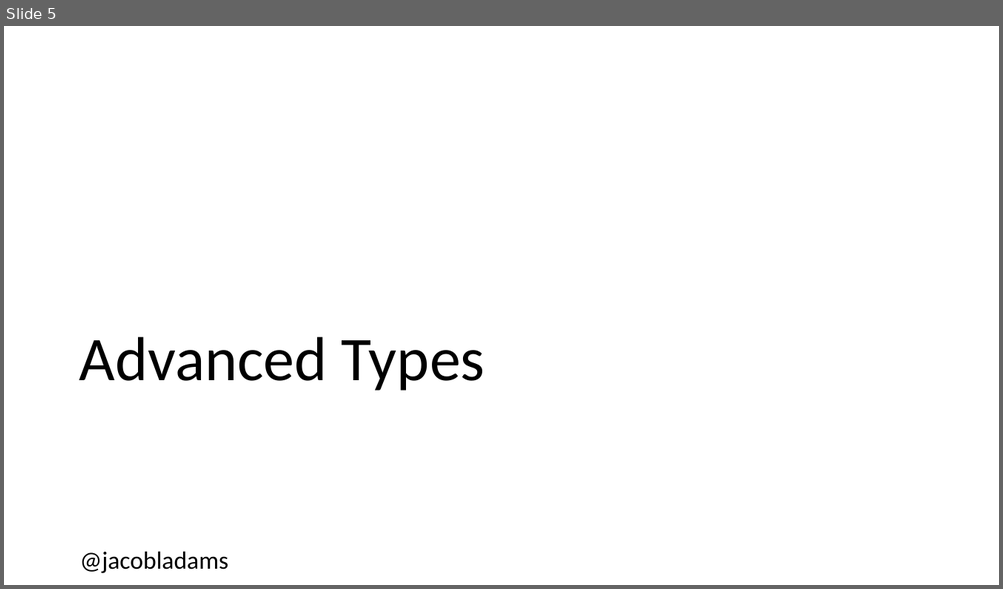
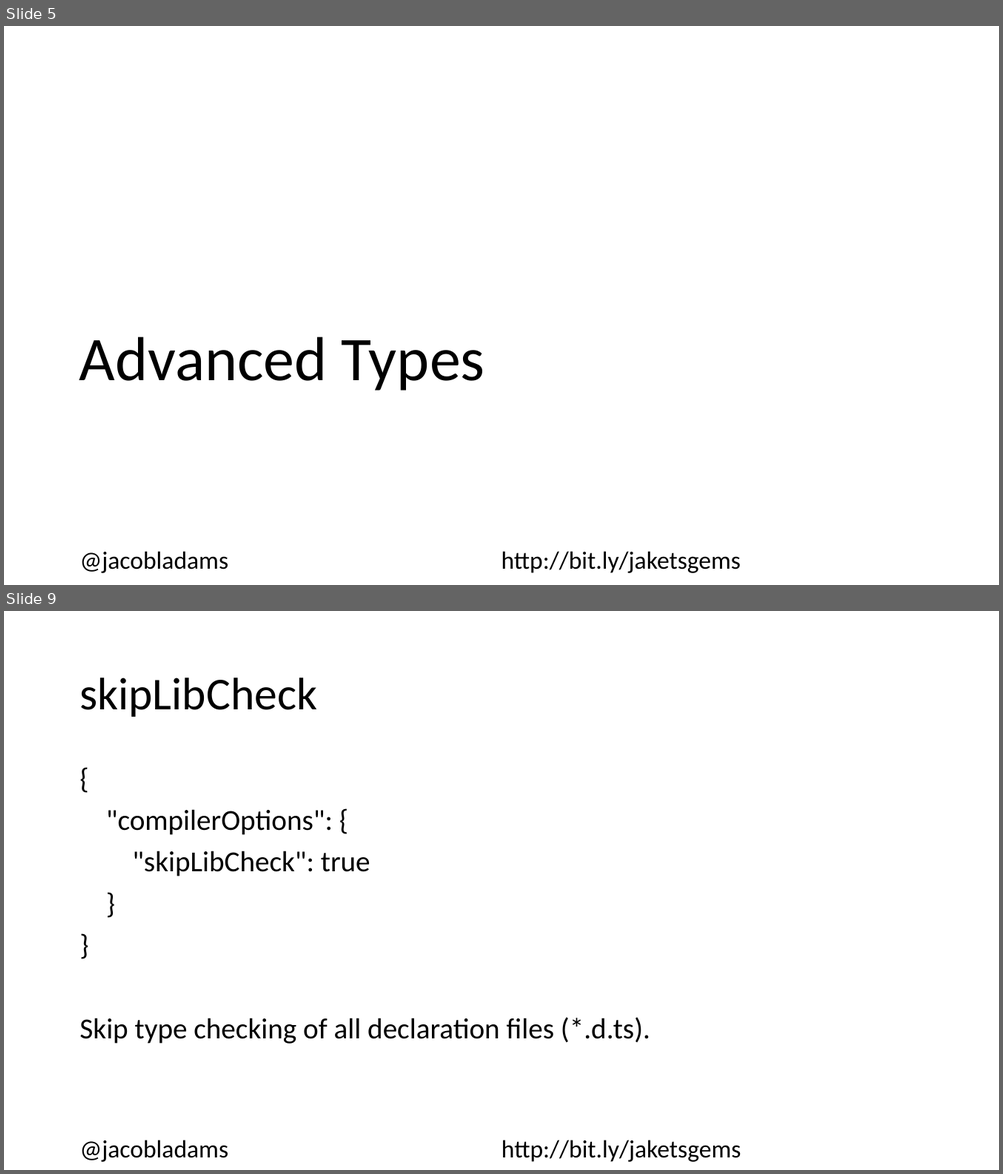
Before and after one commit to jacobladams/hidden-gems-in-typescript-presentation, a slide deck: Hidden Gems In TypeScript.pptx. Shown one above the other, each under a label of ours: slide 5 before the commit, slides 5 and 9 after it; the slides between them are not shown. The pictures are 1003x589 and 1003x1174 pixels, drawn with LibreOffice and Linux fonts; fonts in the diff are those of the drawing. Boxes give left, top, right and bottom in pixels: in the first picture for what was removed or moved away, otherwise in the second. Text is boxed around its words. In the diff, an @@ line names an element or a change of style, - is before the commit and + after.

```diff
--- a/Hidden Gems In TypeScript.pptx
+++ b/Hidden Gems In TypeScript.pptx
@@ slide 9 added at (4, 611, 999, 1170), background #FFFFFF @@
@@ title added at (79, 678, 317, 717), 44 pt, text #000000 @@
+skipLibCheck
@@ text added at (79, 809, 650, 1044), 28 pt, text #000000 @@
+{
+"compilerOptions": {
+"skipLibCheck": true
+}
+}
+Skip type checking of all declaration files (*.d.ts).
@@ text added at (79, 1140, 741, 1162), 24 pt, text #000000 @@
+@jacobladams http://bit.ly/jaketsgems
@@ slide 5 changed as well @@
@@ text "@jacobladams http://bit.ly/jaketsgems" at (79, 551, 741, 574): columns 1 to 2 @@
@@ text at (79, 551, 741, 574): text changed @@
-@jacobladams
+@jacobladams http://bit.ly/jaketsgems
```
Also in this commit, not shown: 4 other slides changed, 6 other slides added.
